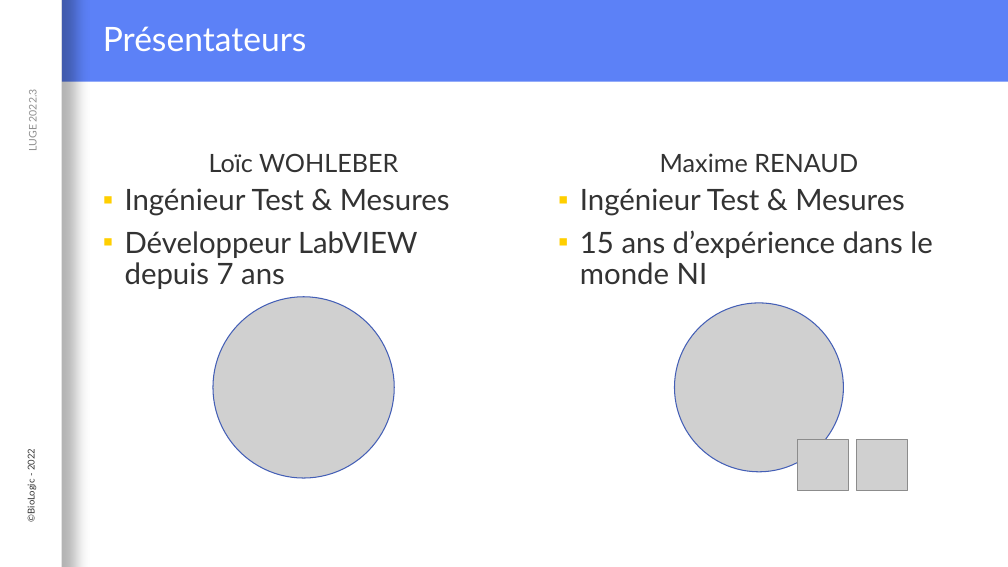
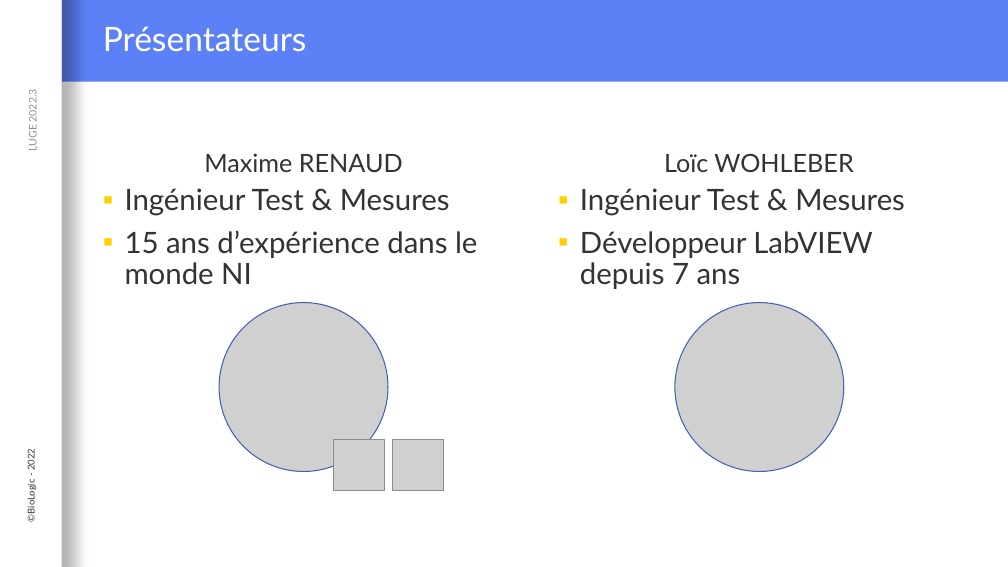
Before and after one commit to Loysse/PostLVUserEvent_Demo, a slide deck: slide 2 of Interaction événementielle entre du code C et LabVIEW.pptx (slide 3 before the commit). Drawn at 1008x567 pixels with LibreOffice and Linux fonts; fonts in the diff are those of the drawing; grey boxes stand for pictures; background and template pictures are left out. Boxes give left, top, right and bottom in pixels: in the first picture for what was removed or moved away, otherwise in the second. Text is boxed around its words. In the diff, an @@ line names an element or a change of style, - is before the commit and + after.

```diff
--- a/Interaction événementielle entre du code C et LabVIEW.pptx
+++ b/Interaction événementielle entre du code C et LabVIEW.pptx
@@ text at <box>204,153,403,172</box>: text changed @@
-Loïc WOHLEBER
+Maxime RENAUD
@@ text at <box>664,153,853,172</box>: text changed @@
-Maxime RENAUD
+Loïc WOHLEBER
@@ text at <box>125,230,477,284</box>: text changed @@
-▪ Développeur LabVIEW depuis 7 ans
+▪ 15 ans d’expérience dans le monde NI
@@ text at <box>580,231,872,289</box>: text changed @@
-▪ 15 ans d’expérience dans le monde NI
+▪ Développeur LabVIEW depuis 7 ans
@@ picture: place and size @@
-picture at <box>675,303,843,472</box>
+picture at <box>219,302,388,471</box>
@@ picture: place and size @@
-picture at <box>213,297,395,479</box>
+picture at <box>675,302,844,471</box>
@@ picture: place and size @@
-picture at <box>798,440,849,492</box>
+picture at <box>333,440,384,492</box>
@@ picture: place and size @@
-picture at <box>857,440,908,492</box>
+picture at <box>392,440,444,492</box>
```
Also in this commit, not shown: 4 other slides changed, 2 slides removed.
